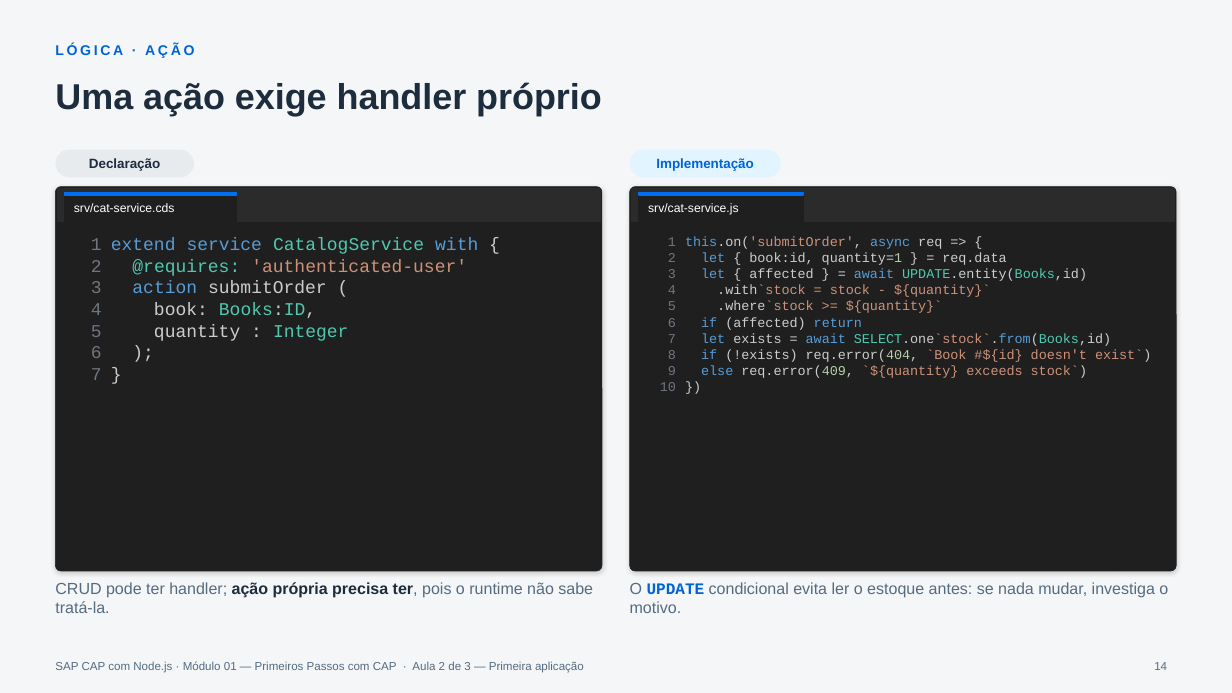
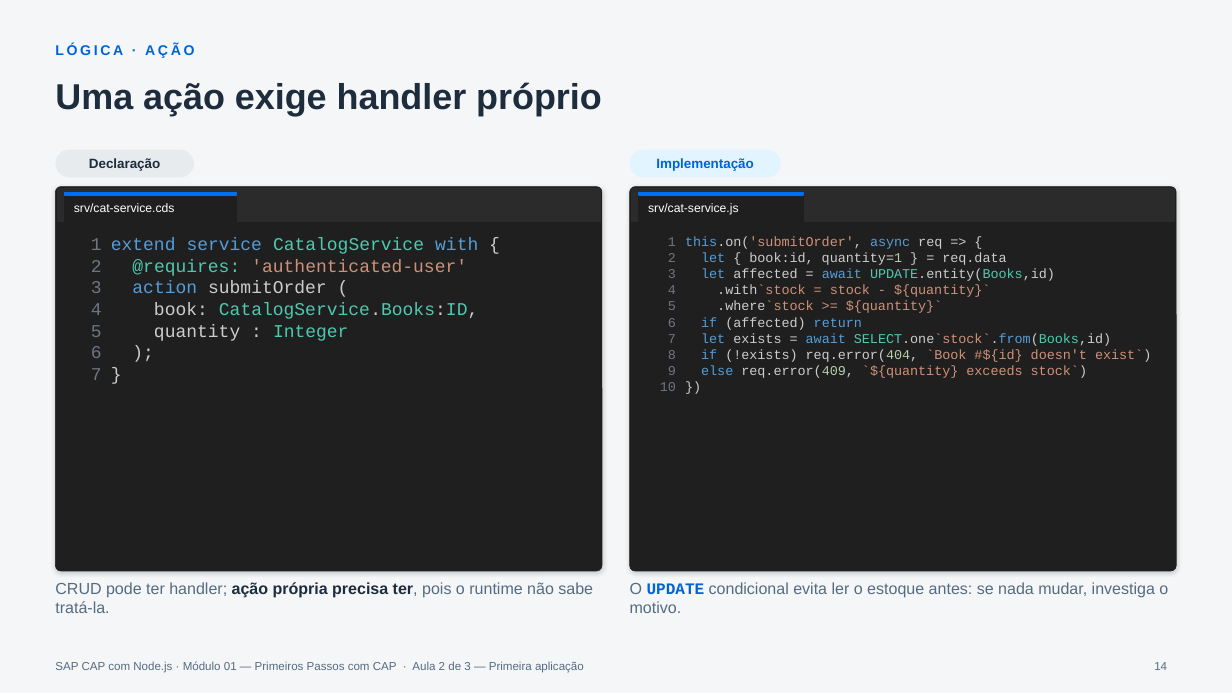
Before and after one commit to AdrianoBispo/estude-sap-cap-com-nodejs, a slide deck: slide 14 of modulo-01/01.02 - Sua primeira aplicação - a Bookshop/01.02_Primeira_aplicacao_Bookshop.pptx. Drawn at 1232x693 pixels with LibreOffice and Linux fonts; fonts in the diff are those of the drawing. Boxes give left, top, right and bottom in pixels: in the first picture for what was removed or moved away, otherwise in the second. Text is boxed around its words. In the diff, an @@ line names an element or a change of style, - is before the commit and + after.

```diff
--- a/modulo-01/01.02 - Sua primeira aplicação - a Bookshop/01.02_Primeira_aplicacao_Bookshop.pptx
+++ b/modulo-01/01.02 - Sua primeira aplicação - a Bookshop/01.02_Primeira_aplicacao_Bookshop.pptx
@@ text at [701,268,1055,281]: text changed @@
-let { affected } = await UPDATE.entity(Books,id)
+let affected = await UPDATE.entity(Books,id)
@@ text at [154,303,478,319]: text changed; text colour #CCCCCC to #4EC9B0 @@
-book: Books:ID,
+book: CatalogService.Books:ID,
```
